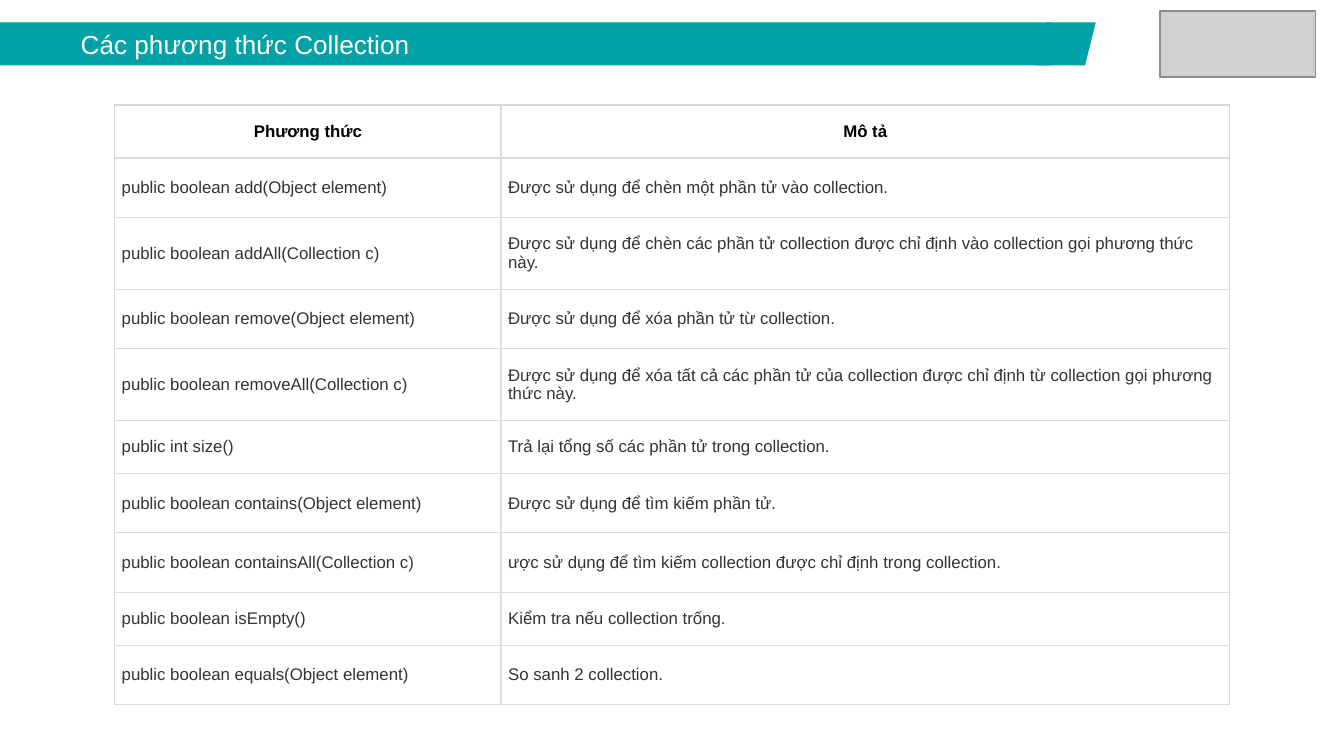
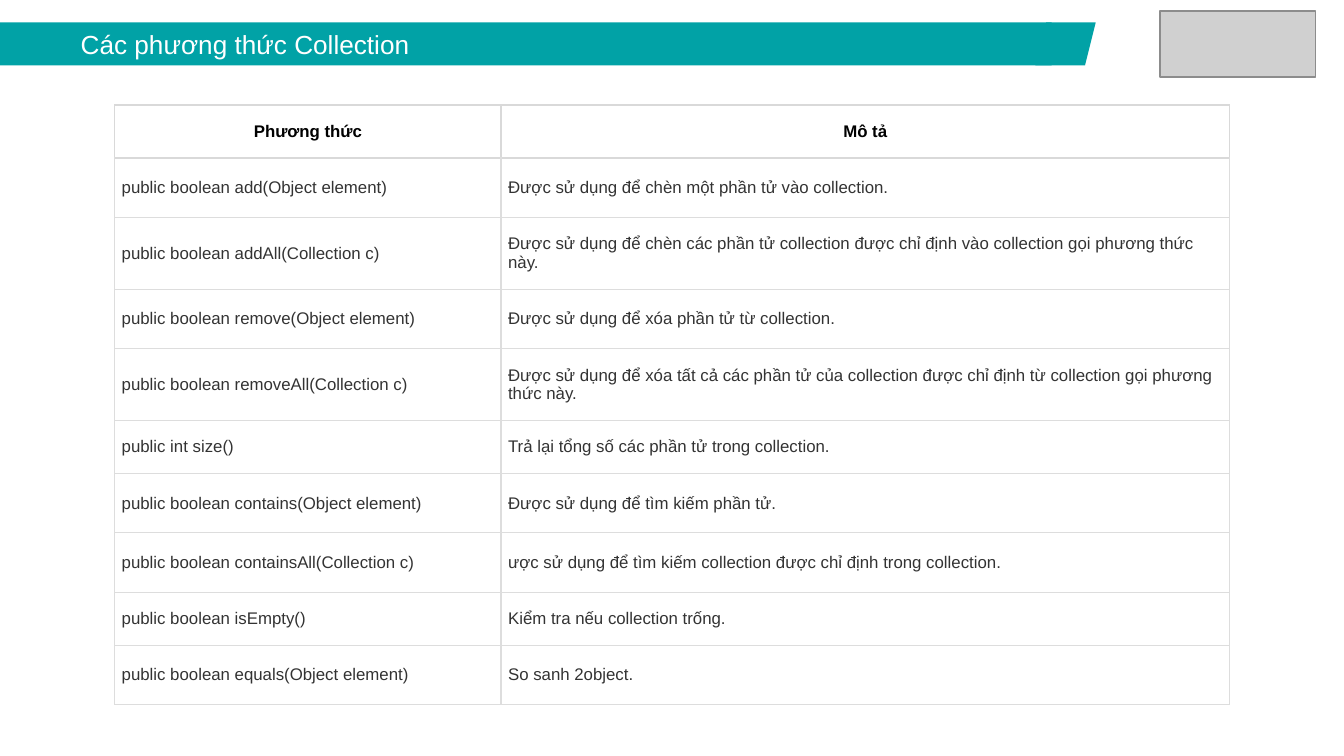
Before and after one commit to lamxung55/javacore, a slide deck: slide 8 of ppt/Java core - Lecture 8 - Collection,Generic.pptx. Drawn at 1344x756 pixels with LibreOffice and Linux fonts; fonts in the diff are those of the drawing; grey boxes stand for pictures. Boxes give left, top, right and bottom in pixels: in the first picture for what was removed or moved away, otherwise in the second. Text is boxed around its words. In the diff, an @@ line names an element or a change of style, - is before the commit and + after.

```diff
--- a/ppt/Java core - Lecture 8 - Collection,Generic.pptx
+++ b/ppt/Java core - Lecture 8 - Collection,Generic.pptx
@@ table at bbox=[114, 105, 1228, 704] @@
-row 10, column 2: So sanh 2 collection.
+row 10, column 2: So sanh 2object.
```
Also in this commit, not shown: 13 other files.
